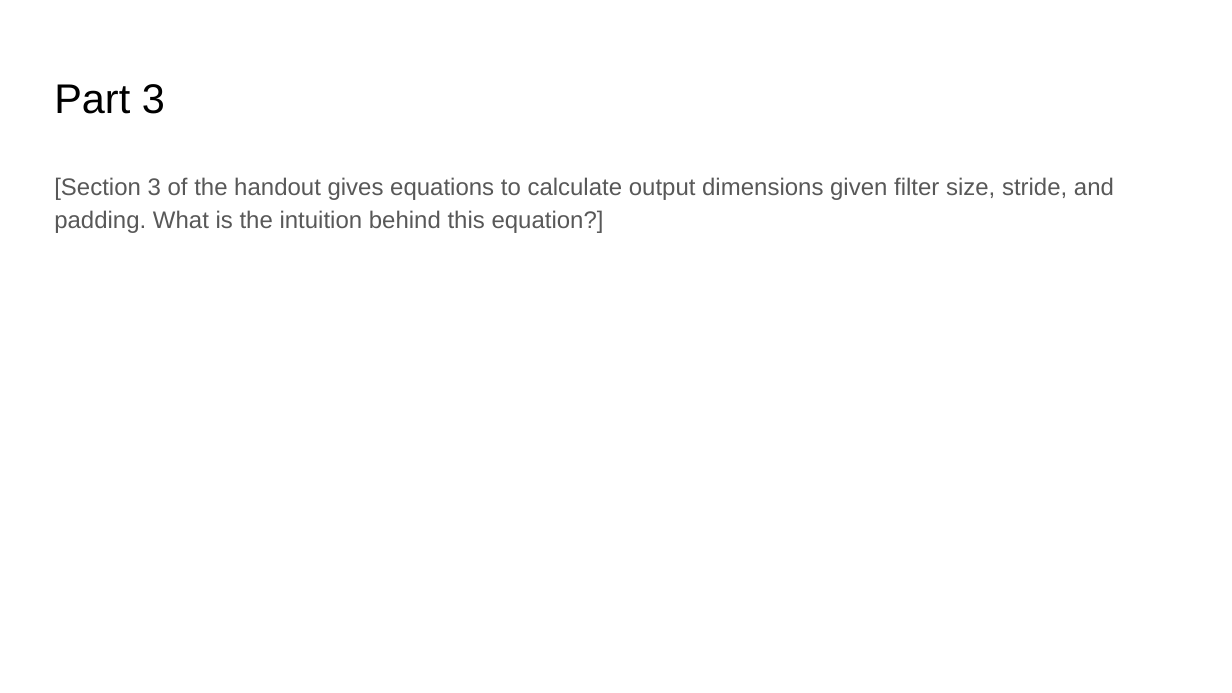
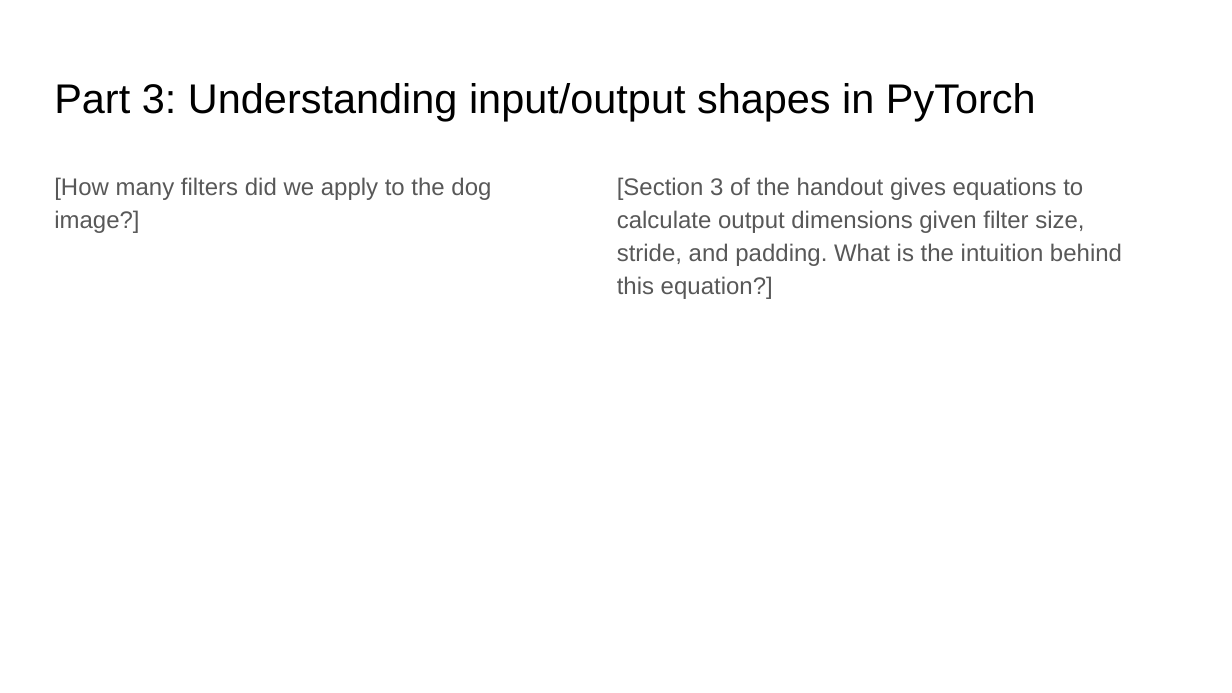
Before and after one commit to aashutoshav/Computer-Vision-Project-1, a slide deck: slide 12 of docs/report.pptx (slide 13 before the commit). Drawn at 1232x693 pixels with LibreOffice and Linux fonts; fonts in the diff are those of the drawing. Boxes give left, top, right and bottom in pixels: in the first picture for what was removed or moved away, otherwise in the second. Text is boxed around its words. In the diff, an @@ line names an element or a change of style, - is before the commit and + after.

```diff
--- a/docs/report.pptx
+++ b/docs/report.pptx
@@ title at (54,83,1036,121): text changed @@
-Part 3
+Part 3: Understanding input/output shapes in PyTorch
@@ text added at (54,177,491,233), 14 pt, text #585858 @@
+[How many filters did we apply to the dog image?]
@@ text "[Section 3 of the handout ..." rewrapped from (54,177,1114,233) to (617,177,1122,299) @@
```
Also in this commit, not shown: 8 other slides changed, 1 slide removed, 2 other files.
